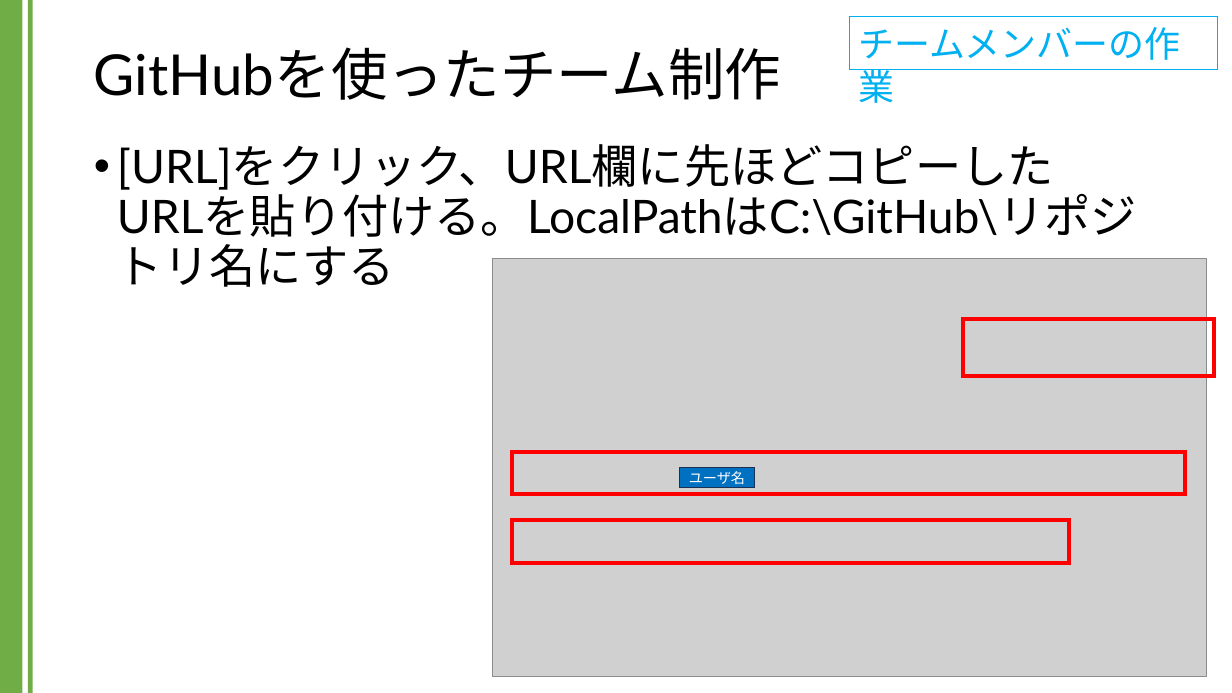
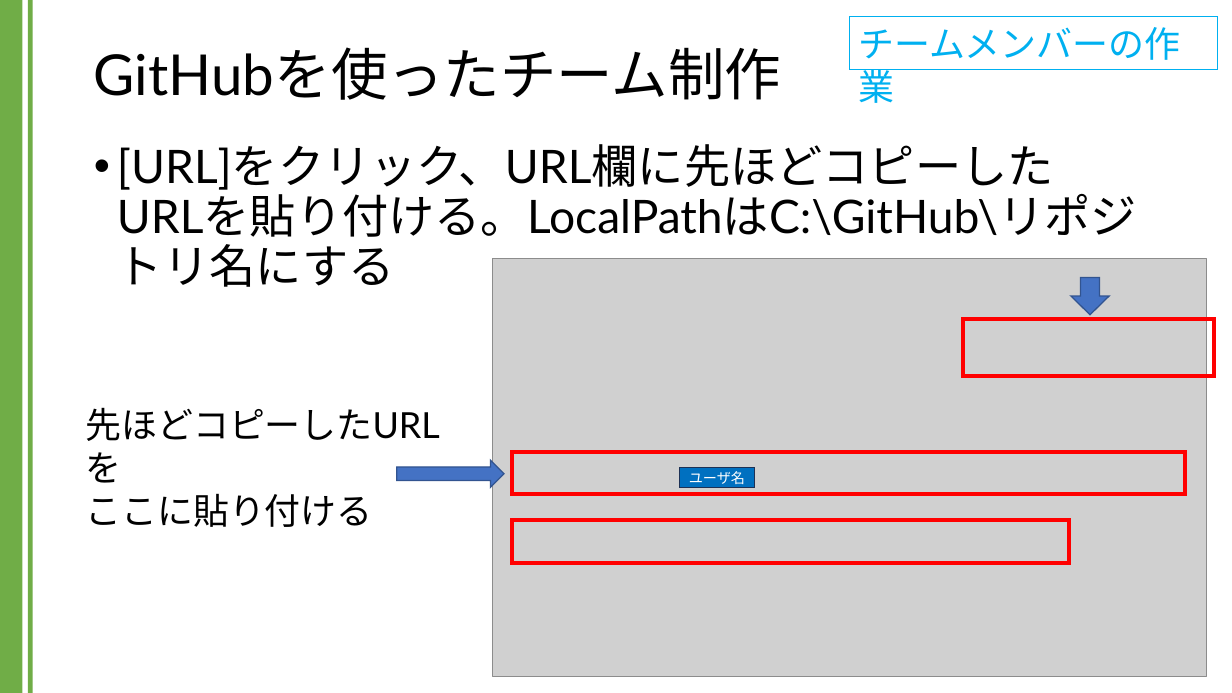
Before and after one commit to kic-murata/cpp2024, a slide deck: slide 21 of 授業資料/GitHubを用いたチーム制作.pptx (slide 20 before the commit). Drawn at 1232x693 pixels with LibreOffice and Linux fonts; fonts in the diff are those of the drawing; grey boxes stand for pictures. Boxes give left, top, right and bottom in pixels: in the first picture for what was removed or moved away, otherwise in the second. Text is boxed around its words. In the diff, an @@ line names an element or a change of style, - is before the commit and + after.

```diff
--- a/授業資料/GitHubを用いたチーム制作.pptx
+++ b/授業資料/GitHubを用いたチーム制作.pptx
@@ down arrow added at (x1=1071, y1=277, x2=1109, y2=314), fill #4472C4, outline #325491 1 pt @@
@@ text added at (x1=86, y1=407, x2=440, y2=527), 28 pt, text #000000 @@
+先ほどコピーしたURLを
+ここに貼り付ける
@@ right arrow added at (x1=396, y1=460, x2=504, y2=488), fill #4472C4, outline #325491 1 pt @@
```
Also in this commit, not shown: 2 other slides changed, 1 slide added, 1 other file.
